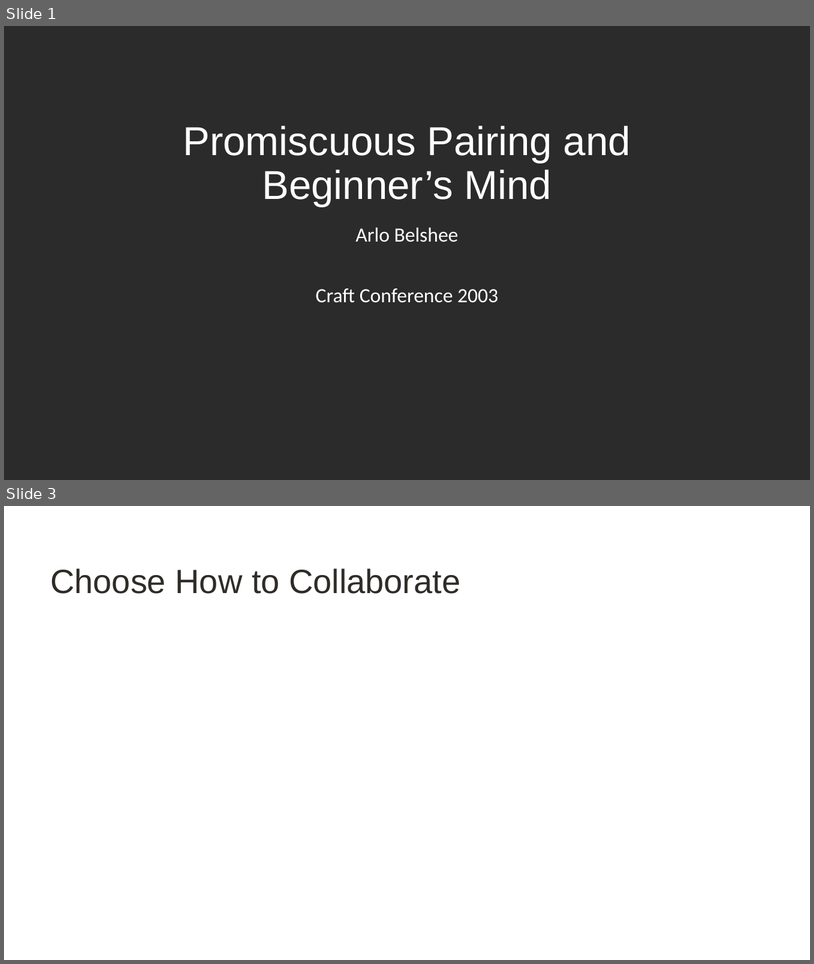
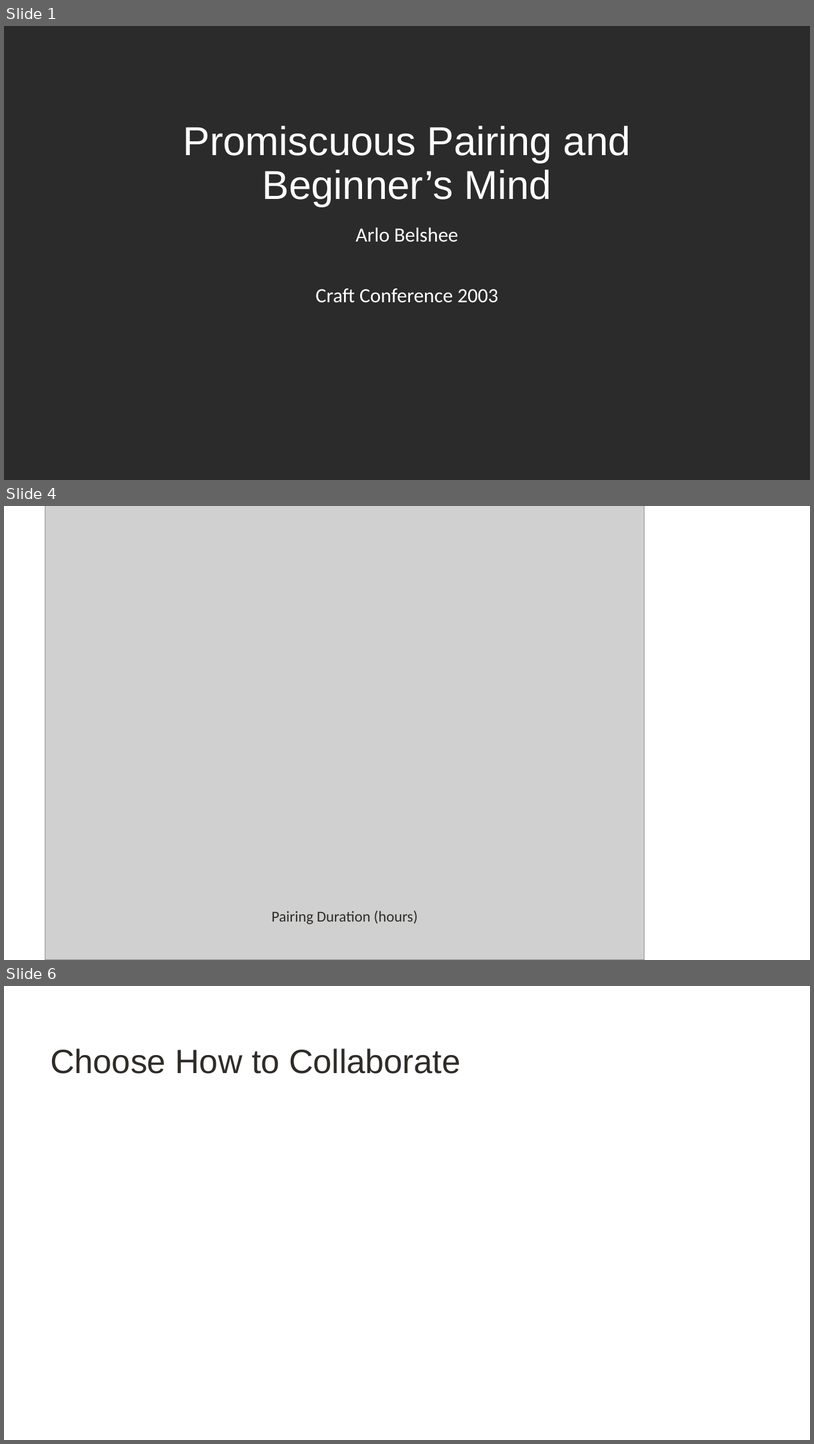
Before and after one commit to digdeeproots/talks, a slide deck: Decks/Craft2023-PromiscuousPairingBeginnerMind.pptx. Shown one above the other, each under a label of ours: slides 1 and 3 before the commit, slides 1, 4 and 6 after it; the slides between them are not shown. The pictures are 814x964 and 814x1444 pixels, drawn with LibreOffice and Linux fonts; fonts in the diff are those of the drawing; grey boxes stand for pictures; background and template pictures are left out; a plain dark background stands for a picture behind light text. Boxes give left, top, right and bottom in pixels: in the first picture for what was removed or moved away, otherwise in the second. Text is boxed around its words. In the diff, an @@ line names an element or a change of style, - is before the commit and + after.

Commit message:
(craft) Added images for sharp section.

```diff
--- a/Decks/Craft2023-PromiscuousPairingBeginnerMind.pptx
+++ b/Decks/Craft2023-PromiscuousPairingBeginnerMind.pptx
@@ slide 4 added at (x1=4, y1=506, x2=810, y2=960), background #FFFFFF @@
@@ picture added at (x1=45, y1=506, x2=645, y2=960) @@
@@ text added at (x1=272, y1=910, x2=418, y2=924), 18 pt, text #2F2C27 @@
+Pairing Duration (hours)
@@ what was slide 3 is now slide 6 @@
```
Also in this commit, not shown: 3 other slides added, 1 slide removed.
